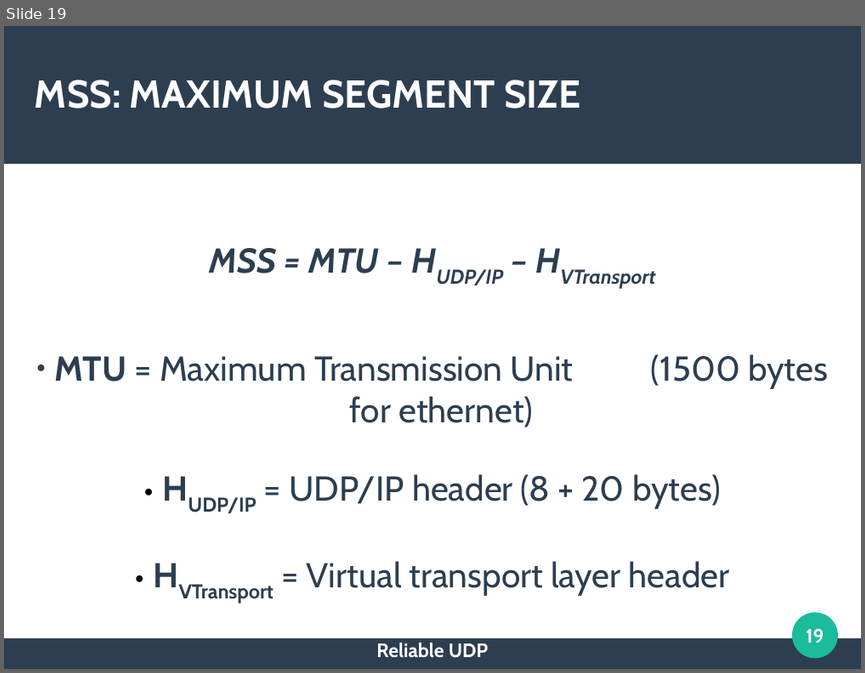
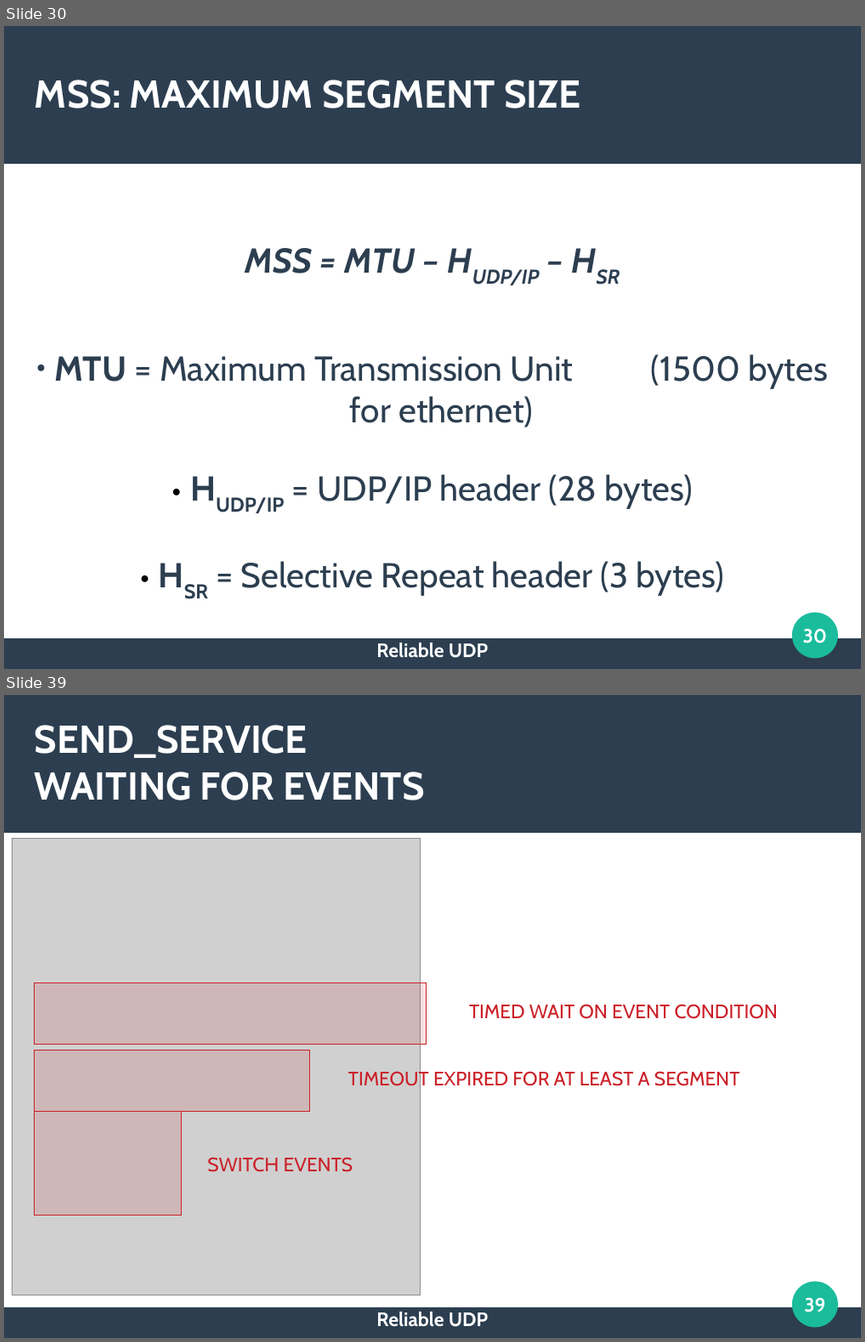
Before and after one commit to RedRum2/reliable-udp, a slide deck: doc/Presentation.odp. Shown one above the other, each under a label of ours: slide 19 before the commit, slides 30 and 39 after it; the slides between them are not shown. The pictures are 865x673 and 865x1342 pixels, drawn with LibreOffice and Linux fonts; fonts in the diff are those of the drawing; grey boxes stand for pictures. Boxes give left, top, right and bottom in pixels: in the first picture for what was removed or moved away, otherwise in the second. Text is boxed around its words. In the diff, an @@ line names an element or a change of style, - is before the commit and + after.

```diff
--- a/doc/Presentation.odp
+++ b/doc/Presentation.odp
@@ slide 39 added at [4, 695, 861, 1338], background #FFFFFF; not listed: 3 template elements that a slide beside it also shows @@
@@ title added at [35, 725, 424, 800], 36 pt, text #FFFFFF, bold @@
+SEND_SERVICE
+WAITING FOR EVENTS
@@ picture added at [12, 838, 420, 1294] @@
@@ rectangle added at [35, 982, 426, 1044], fill #CB2028 at 14% opacity, outline #CB2028 0 pt @@
@@ text added at [469, 1004, 778, 1019], 18 pt, text #CB2028 @@
+TIMED WAIT ON EVENT CONDITION
@@ rectangle added at [35, 1050, 309, 1111], fill #CB2028 at 14% opacity, outline #CB2028 0 pt @@
@@ text added at [348, 1069, 739, 1091], 18 pt, text #CB2028 @@
+TIMEOUT EXPIRED FOR AT LEAST A SEGMENT
@@ rectangle added at [35, 1111, 182, 1215], fill #CB2028 at 14% opacity, outline #CB2028 0 pt @@
@@ text added at [207, 1157, 353, 1172], 18 pt, text #CB2028 @@
+SWITCH EVENTS
@@ page number added at [804, 1297, 825, 1312], 18 pt, text #FFFFFF, bold @@
+39
@@ text added at [376, 1311, 488, 1327], 18 pt, text #FFFFFF, bold @@
+Reliable UDP
@@ what was slide 19 is now slide 30 @@
@@ slide 30 changed as well @@
@@ subtitle at [245, 248, 540, 285]: text changed @@
-MSS = MTU – HUDP/IP – HVTransport
+MSS = MTU – HUDP/IP – HSR
@@ text at [216, 474, 724, 595]: text changed @@
-● HUDP/IP = UDP/IP header (8 + 20 bytes)
-● HVTransport = Virtual transport layer header
+● HUDP/IP = UDP/IP header (28 bytes)
+● HSR = Selective Repeat header (3 bytes)
@@ page number at [803, 628, 827, 643]: text changed @@
-19
+30
```
Also in this commit, not shown: 9 other slides changed, 40 other slides added, 1 slide removed, 26 other files.
